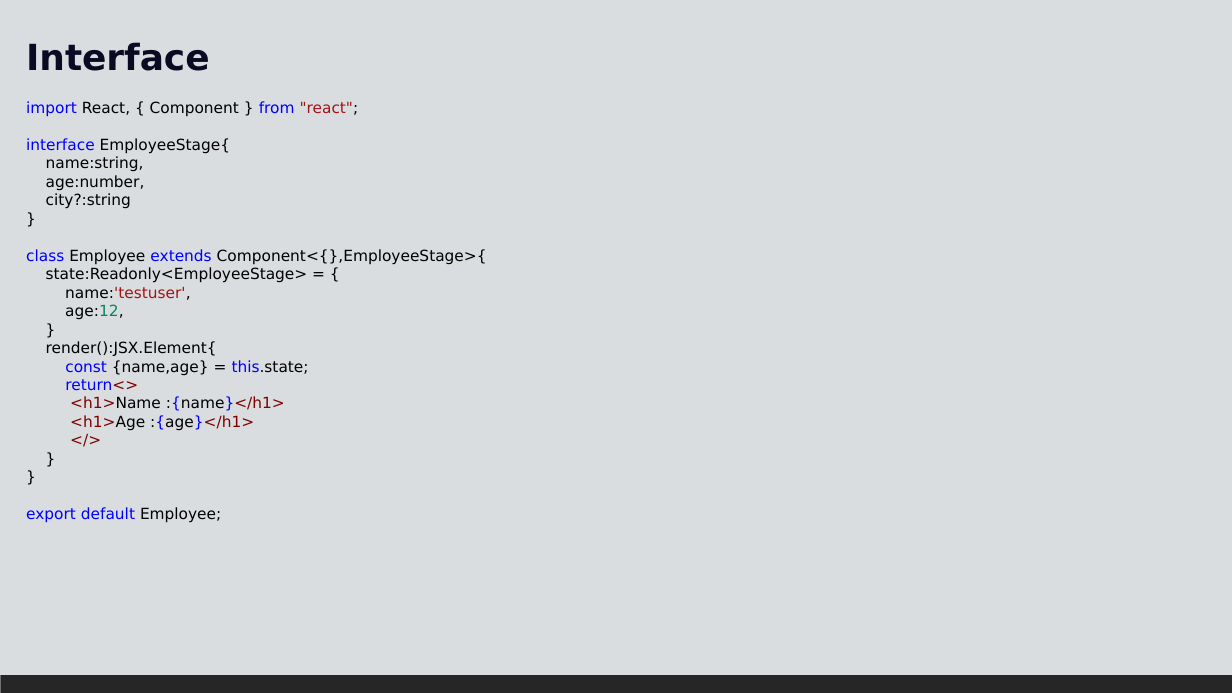
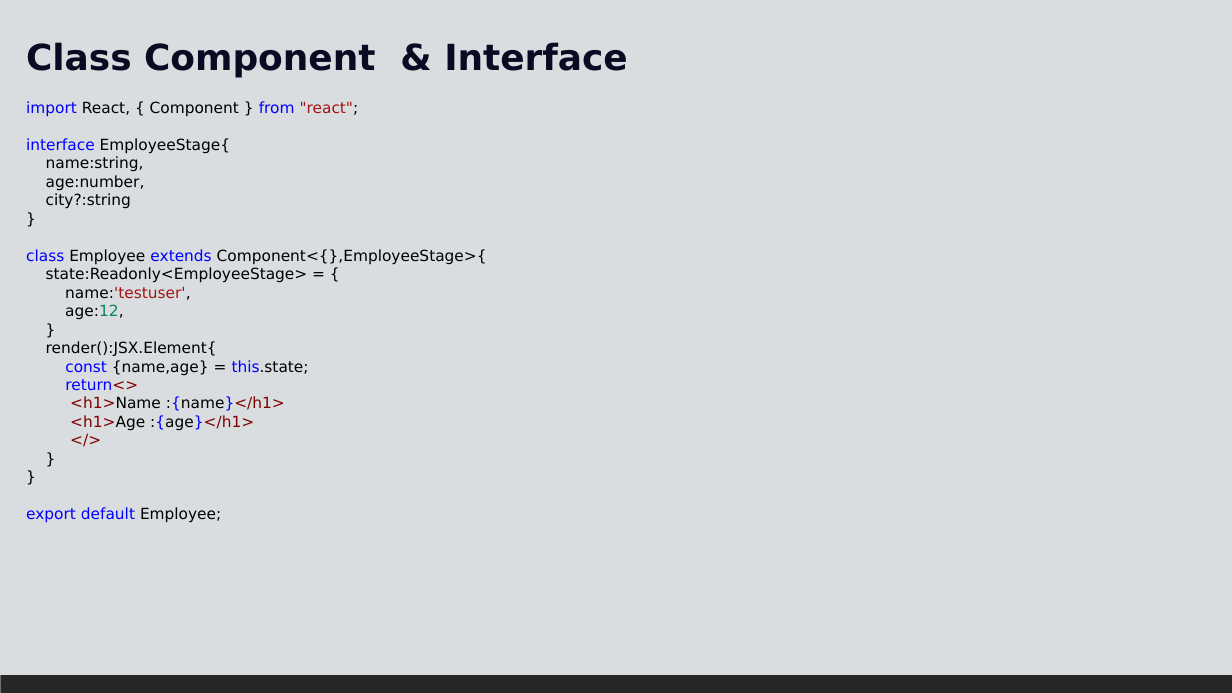
Before and after one commit to bharathi2k6/Learn_React, a slide deck: slide 5 of doc/React-6.pptx. Drawn at 1232x693 pixels with LibreOffice and Linux fonts; fonts in the diff are those of the drawing. Boxes give left, top, right and bottom in pixels: in the first picture for what was removed or moved away, otherwise in the second. Text is boxed around its words. In the diff, an @@ line names an element or a change of style, - is before the commit and + after.

```diff
--- a/doc/React-6.pptx
+++ b/doc/React-6.pptx
@@ text at <box>26,42,628,78</box>: text changed @@
-Interface
+Class Component & Interface
```
Also in this commit, not shown: 1 other slide changed, 1 slide added, 4 other files.
